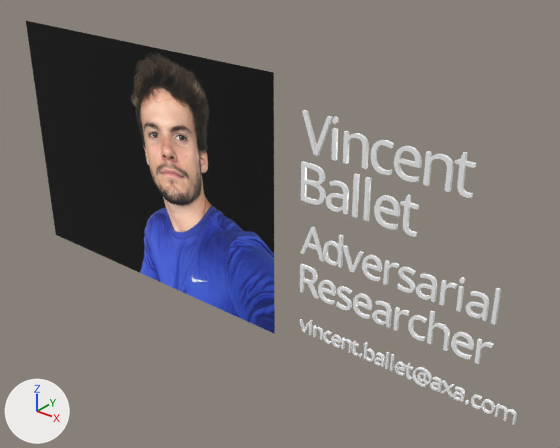
The glTF model 3D/Vincentb.gltf as it was, and as the next commit left it.
Camera for both pictures: a 50 mm camera at (0.277, -0.366, 0.318) aimed at (-0.03, 0.017, 0.081). Arrows for +X, +Y and +Z are at lower left; the lights stay in place. Where no turn or scale is listed for an object, it has been applied to the vertices.

Before the edit, the objects in view are built like this:
```python
me_mesh_0 = bpy.data.meshes.new('Mesh_0')
me_mesh_0.from_pydata(...)  # 34 vertices, 64 faces; spans x 0.0..0.022, y -0.002..0.0, z 0.0..0.0264
me_mesh_0.materials.append(mat_3d_text_material)  # white #ffffff
me_mesh_56 = bpy.data.meshes.new('Mesh_56')
me_mesh_56.from_pydata(...)  # 9 vertices, 8 faces; spans x -0.128..0.128, y 0.0, z -0.096..0.096
me_mesh_56.materials.append(mat_material_1)  # its picture is missing
me_mesh_7 = bpy.data.meshes.new('Mesh_7')
me_mesh_7.from_pydata(...)  # 170 vertices, 344 faces; spans x 0.0036..0.0219, y -0.002..0.0, z 0.0..0.0264
me_mesh_7.materials.append(mat_3d_text_material)  # white #ffffff
ob_b = bpy.data.objects.new('B', me_mesh_7)
ob_b.location = (-0.0036, 0.0029, 0.1129)
ob_v = bpy.data.objects.new('V', me_mesh_0)
ob_v.location = (0.0, 0.0029, 0.1465)
ob_vincentb = bpy.data.objects.new('vincentb', me_mesh_56)
ob_vincentb.location = (-0.1494, 0.0, 0.0974)
# also in view: 'e' at (0.075, 0.002, 0.156); 'e.001' at (0.064, 0.002, 0.123); 'n.001' at (0.095, 0.002, 0.157)
```
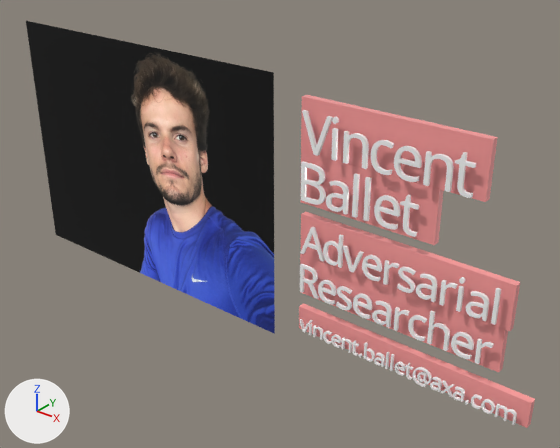
What changed in the scene script:
```text
Add mat_box_material:
    mat_box_material = principled_material('Box material')
    mat_box_material.base_color = (1.0, 0.344, 0.339)  # pink #ff9e9d
    mat_box_material.roughness = 0.2
Add mat_box_material_2:
    mat_box_material_2 = principled_material('Box material 2')
    mat_box_material_2.base_color = (1.0, 0.344, 0.339)  # pink #ff9e9d
    mat_box_material_2.roughness = 0.2
Add mat_box_material_4:
    mat_box_material_4 = principled_material('Box material 4')
    mat_box_material_4.base_color = (1.0, 0.344, 0.339)  # pink #ff9e9d
    mat_box_material_4.roughness = 0.2
Add mat_box_material_3:
    mat_box_material_3 = principled_material('Box material 3')
    mat_box_material_3.base_color = (1.0, 0.344, 0.339)  # pink #ff9e9d
    mat_box_material_3.roughness = 0.2
Add mat_box_material_1:
    mat_box_material_1 = principled_material('Box material 1')
    mat_box_material_1.base_color = (1.0, 0.344, 0.339)  # pink #ff9e9d
    mat_box_material_1.roughness = 0.2
Add me_mesh_4_1:
    me_mesh_4_1.from_pydata(...)  # 26 vertices, 48 faces; spans x -0.075..0.075, y -0.003..0.003, z 0.0..0.03
    me_mesh_4_1.materials.append(mat_box_material)  # pink #ff9e9d
Add me_mesh_3_1:
    me_mesh_3_1.from_pydata(...)  # 26 vertices, 48 faces; spans x -0.0635..0.0635, y -0.0025..0.0025, z 0.0..0.0362
    me_mesh_3_1.materials.append(mat_box_material_2)  # pink #ff9e9d
Add me_mesh_2_1:
    me_mesh_2_1.from_pydata(...)  # 26 vertices, 48 faces; spans x -0.0495..0.0495, y -0.0025..0.0025, z 0.0..0.0362
    me_mesh_2_1.materials.append(mat_box_material_4)  # pink #ff9e9d
Add me_mesh_1_1:
    me_mesh_1_1.from_pydata(...)  # 26 vertices, 48 faces; spans x -0.0739..0.0739, y -0.0025..0.0025, z 0.0..0.0304
    me_mesh_1_1.materials.append(mat_box_material_3)  # pink #ff9e9d
Add me_mesh_0_1:
    me_mesh_0_1.from_pydata(...)  # 26 vertices, 48 faces; spans x -0.085..0.085, y -0.003..0.003, z 0.0..0.018
    me_mesh_0_1.materials.append(mat_box_material_1)  # pink #ff9e9d
Add ob_box:
    ob_box = bpy.data.objects.new('Box', me_mesh_4_1)
    ob_box.location = (0.0707, 0.01, 0.069)
Add ob_box_2:
    ob_box_2 = bpy.data.objects.new('Box 2', me_mesh_3_1)
    ob_box_2.location = (0.0583, 0.01, 0.1434)
Add ob_box_4:
    ob_box_4 = bpy.data.objects.new('Box 4', me_mesh_2_1)
    ob_box_4.location = (0.0443, 0.01, 0.1077)
Add ob_box_3:
    ob_box_3 = bpy.data.objects.new('Box 3', me_mesh_1_1)
    ob_box_3.location = (0.0693, 0.01, 0.039)
Add ob_box_1:
    ob_box_1 = bpy.data.objects.new('Box 1', me_mesh_0_1)
    ob_box_1.location = (0.0799, 0.01, 0.009)
```

Boxes [x1, y1, x2, y2] around the edits, measured in the pictures (560 x 448 px):
'Box 2', added (pink): after [301, 95, 498, 202]
'Box', added (pink): after [301, 212, 520, 331]
'Box 3', added (pink): after [300, 254, 508, 372]
'Box 1', added (pink): after [299, 303, 535, 428]
'Box 4', added (pink): after [301, 151, 444, 245]
